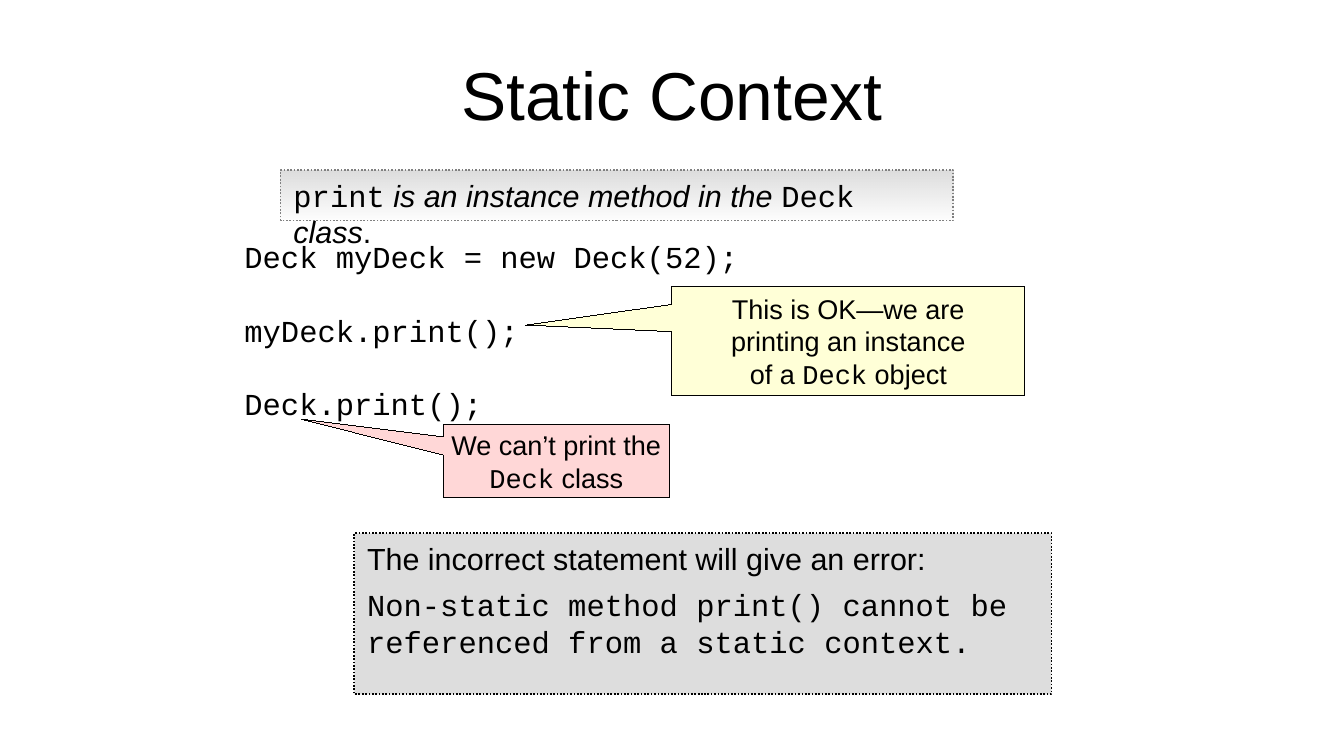
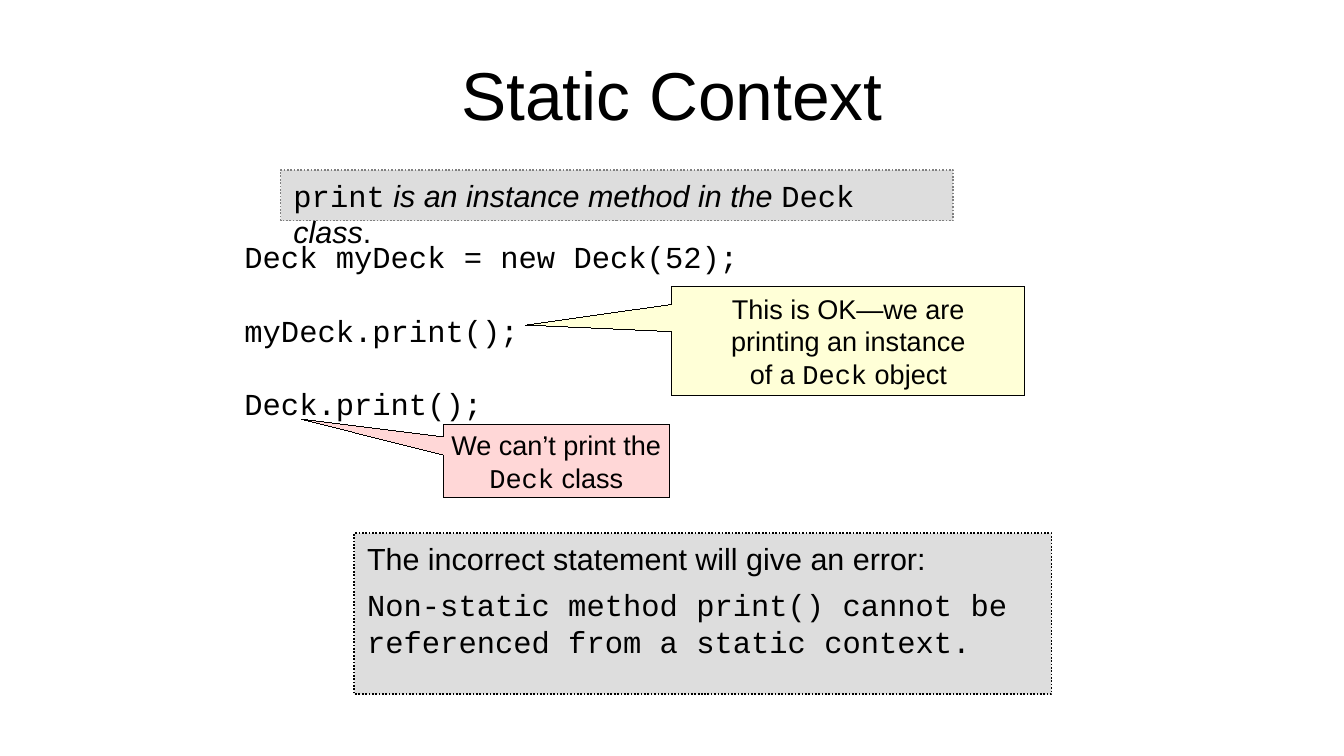
Before and after one commit to jdeisenberg/ThinkJava2Slides, a slide deck: slide 20 of chapter13.pptx. Drawn at 1344x756 pixels with LibreOffice and Linux fonts; fonts in the diff are those of the drawing. Boxes give left, top, right and bottom in pixels: in the first picture for what was removed or moved away, otherwise in the second. Text is boxed around its words. In the diff, an @@ line names an element or a change of style, - is before the commit and + after.

```diff
--- a/chapter13.pptx
+++ b/chapter13.pptx
@@ rectangle "print is an instance method ..." at <box>281,171,954,221</box>: fill gradient #DDDDDD to #DDDDDD @@
```
Also in this commit, not shown: 4 other slides changed, 3 other files.
